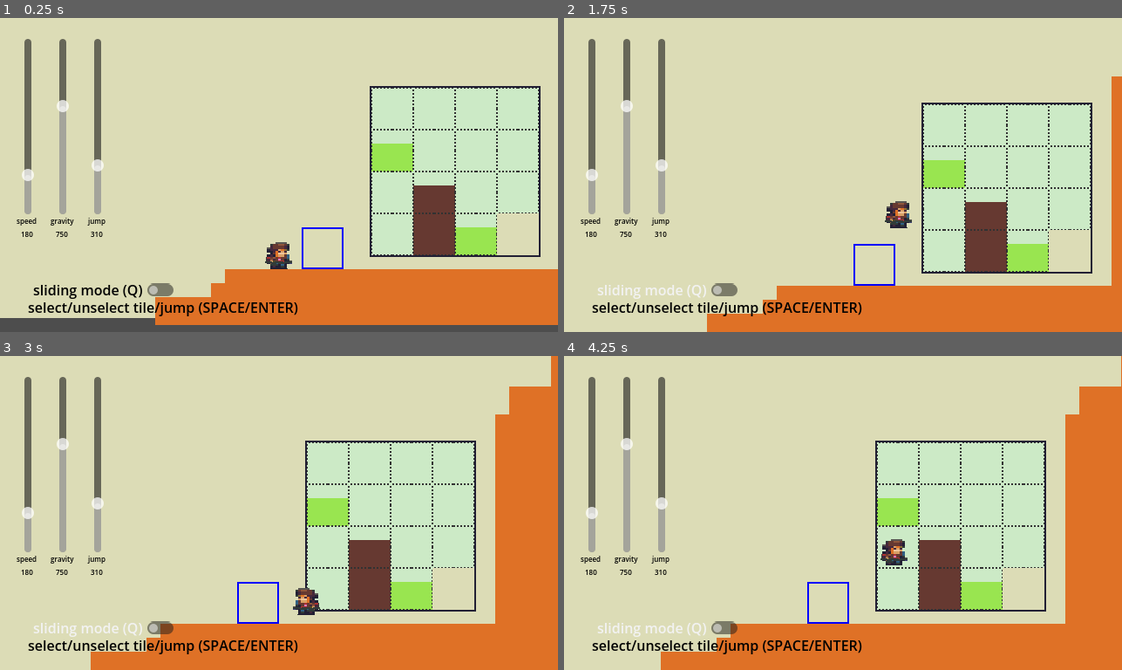
Above: before the commit, frames 1-4 (two rows, left to right).
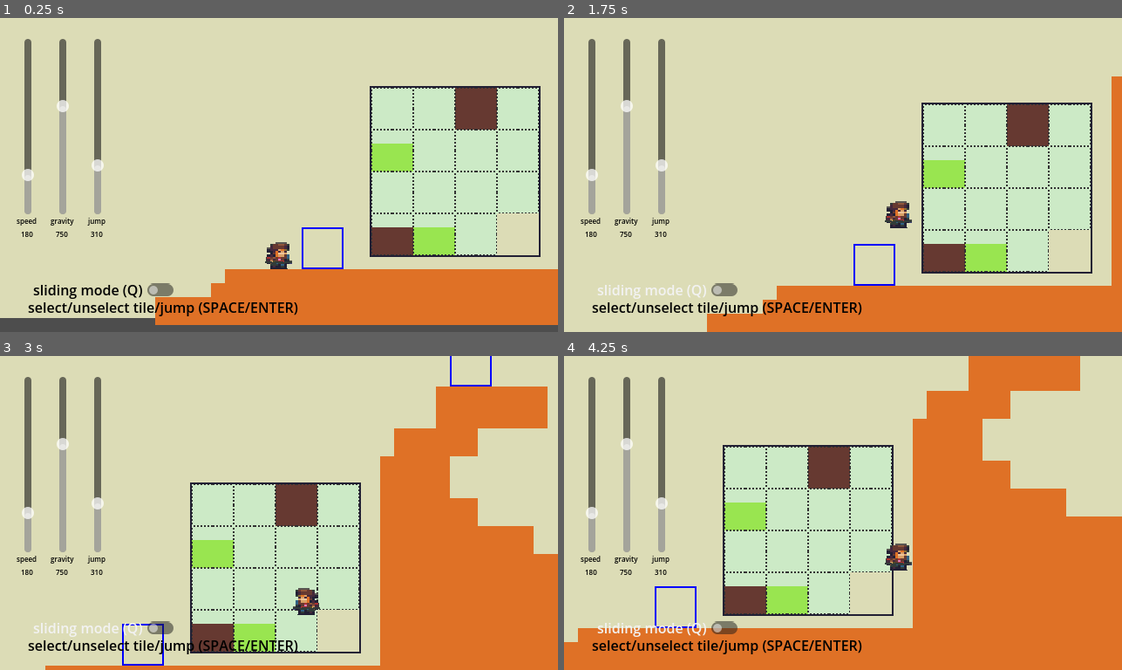
Above: after the commit, the same moments.

Repository: miguelcprz/sliding-tiles-platformer
Game: Godot game, scene res://scenes/world.tscn
Same seed, same stepped clock (60 frames per second), same inputs: the game is played once before the commit and once after it.
Inputs:
- Up to frame 1 (0.25 s): no input
- Up to frame 2 (1.75 s): click "sliding mode (Q)" at 0.5 s; tap Enter (ui_accept) at 1.25, 1.52 s; hold Right (ui_right) from 1.28 s (still down); hold Q (toggle_silder_mode) from 1.28 s (still down)
- Up to frame 3 (3 s): release Q (toggle_silder_mode) at 2.03 s; tap Q (toggle_silder_mode) at 2.1 s; tap Enter (ui_accept) at 2.27 s; release Right (ui_right) at 2.78 s; hold Left (ui_left) from 2.78 s (still down); hold Q (toggle_silder_mode) from 2.78 s (still down)
- Up to frame 4 (4.25 s): release Left (ui_left) at 3.53 s; release Q (toggle_silder_mode) at 3.53 s; hold Right (ui_right) from 3.53 s (still down); tap Q (toggle_silder_mode) at 3.6 s; tap Enter (ui_accept) at 3.77 s

The runs differ from the first frame. In frame 1, 3.8% of the frame differs, in the area x 66-90%, y 22-76%; in frame 2, 3.8%; in frame 3, 28%; in frame 4, 32%, in the area x 0-100%, y 0-100%.

Commit message:
added the 3x3 portrait scene

Diff:
--- /dev/null
+++ b/objects/portrait_3x_3.tscn
@@ -0,0 +1,150 @@
+[gd_scene format=4 uid="uid://duo8atld6maii"]
+
+[ext_resource type="Script" uid="uid://dryc4vt46j2fq" path="res://classes/Portrait.gd" id="1_j2ljk"]
+[ext_resource type="PackedScene" uid="uid://i6wxb0n2l15h" path="res://objects/sliding_tile.tscn" id="2_yjy8q"]
+[ext_resource type="Script" uid="uid://dwgrxvi8eh672" path="res://objects/portrait_trigger.gd" id="3_wktpe"]
+[ext_resource type="Texture2D" uid="uid://bguet35w53t64" path="res://visual_assets/tile_focus_frame.png" id="4_b8cr2"]
+
+[sub_resource type="SegmentShape2D" id="SegmentShape2D_q5onr"]
+b = Vector2(144, 0)
+
+[sub_resource type="SegmentShape2D" id="SegmentShape2D_jhx03"]
+a = Vector2(144, 8)
+b = Vector2(0, 8)
+
+[sub_resource type="SegmentShape2D" id="SegmentShape2D_o8fc1"]
+b = Vector2(0, 144)
+
+[sub_resource type="SegmentShape2D" id="SegmentShape2D_xo05s"]
+b = Vector2(0, 144)
+
+[sub_resource type="RectangleShape2D" id="RectangleShape2D_w7kh3"]
+size = Vector2(48, 48)
+
+[node name="Portrait3x3_1" type="Node2D" unique_id=599691390 node_paths=PackedStringArray("tiles")]
+script = ExtResource("1_j2ljk")
+tiles = [NodePath("SlidingTile"), NodePath("SlidingTile2"), NodePath("SlidingTile3"), NodePath("SlidingTile4"), NodePath("SlidingTile5"), NodePath("SlidingTile6"), NodePath("SlidingTile7"), NodePath("SlidingTile8")]
+metadata/_custom_type_script = "uid://dryc4vt46j2fq"
+
+[node name="SlidingTile" parent="." unique_id=471830497 node_paths=PackedStringArray("this_portrait") instance=ExtResource("2_yjy8q")]
+grab_initial_focus = true
+this_portrait = NodePath("..")
+
+[node name="SliderTileMap" parent="SlidingTile" index="1" unique_id=1903156260]
+tile_map_data = PackedByteArray("AAAAAAIAAAABAAAAAAAAAAEAAAABAAAAAAABAAEAAAABAAAAAAABAAIAAAABAAAAAAACAAIAAAABAAAAAAA=")
+
+[node name="SlidingTile2" parent="." unique_id=998443073 node_paths=PackedStringArray("this_portrait") instance=ExtResource("2_yjy8q")]
+offset_left = 48.0
+offset_right = 96.0
+this_portrait = NodePath("..")
+
+[node name="SliderTileMap" parent="SlidingTile2" index="1" unique_id=1903156260]
+tile_map_data = PackedByteArray("AAAAAAIAAAABAAAAAAA=")
+
+[node name="SlidingTile3" parent="." unique_id=1763460708 node_paths=PackedStringArray("this_portrait") instance=ExtResource("2_yjy8q")]
+offset_left = 96.0
+offset_right = 144.0
+this_portrait = NodePath("..")
+
+[node name="SliderTileMap" parent="SlidingTile3" index="1" unique_id=1903156260]
+tile_map_data = PackedByteArray("AAACAAIAAAABAAAAAAACAAEAAAABAAAAAAACAAAAAAABAAAAAAA=")
+
+[node name="SlidingTile4" parent="." unique_id=674100777 node_paths=PackedStringArray("this_portrait") instance=ExtResource("2_yjy8q")]
+offset_top = 48.0
+offset_bottom = 96.0
+this_portrait = NodePath("..")
+
+[node name="SliderTileMap" parent="SlidingTile4" index="1" unique_id=1903156260]
+tile_map_data = PackedByteArray("AAACAAIAAAABAAAAAAACAAEAAAABAAAAAAACAAAAAAABAAAAAAABAAAAAAABAAAAAAAAAAAAAAABAAAAAAAAAAEAAAABAAAAAAABAAIAAAABAAAAAAABAAEAAAABAAAAAAAAAAIAAAABAAAAAAA=")
+
+[node name="SlidingTile5" parent="." unique_id=338763883 node_paths=PackedStringArray("this_portrait") instance=ExtResource("2_yjy8q")]
+offset_left = 48.0
+offset_top = 48.0
+offset_right = 96.0
+offset_bottom = 96.0
+this_portrait = NodePath("..")
+
+[node name="SliderTileMap" parent="SlidingTile5" index="1" unique_id=1903156260]
+tile_map_data = PackedByteArray("AAACAAIAAAABAAAAAAACAAEAAAABAAAAAAABAAEAAAABAAAAAAABAAIAAAABAAAAAAAAAAIAAAABAAAAAAAAAAEAAAABAAAAAAAAAAAAAAABAAAAAAA=")
+
+[node name="SlidingTile6" parent="." unique_id=431563690 node_paths=PackedStringArray("this_portrait") instance=ExtResource("2_yjy8q")]
+offset_left = 96.0
+offset_top = 48.0
+offset_right = 144.0
+offset_bottom = 96.0
+this_portrait = NodePath("..")
+
+[node name="SlidingTile7" parent="." unique_id=1052177204 node_paths=PackedStringArray("this_portrait") instance=ExtResource("2_yjy8q")]
+offset_left = 48.0
+offset_top = 96.0
+offset_right = 96.0
+offset_bottom = 144.0
+this_portrait = NodePath("..")
+
+[node name="SliderTileMap" parent="SlidingTile7" index="1" unique_id=1903156260]
+tile_map_data = PackedByteArray("AAACAAIAAAABAAAAAAACAAEAAAABAAAAAAACAAAAAAABAAAAAAABAAAAAAABAAAAAAAAAAAAAAABAAAAAAAAAAEAAAABAAAAAAAAAAIAAAABAAAAAAABAAIAAAABAAAAAAABAAEAAAABAAAAAAA=")
+
+[node name="SlidingTile8" parent="." unique_id=1490121717 node_paths=PackedStringArray("this_portrait") instance=ExtResource("2_yjy8q")]
+offset_left = 96.0
+offset_top = 96.0
+offset_right = 144.0
+offset_bottom = 144.0
+this_portrait = NodePath("..")
+
+[node name="SliderTileMap" parent="SlidingTile8" index="1" unique_id=1903156260]
+tile_map_data = PackedByteArray("AAACAAIAAAABAAAAAAABAAIAAAABAAAAAAABAAEAAAABAAAAAAAAAAEAAAABAAAAAAAAAAIAAAABAAAAAAAAAAAAAAABAAAAAAABAAAAAAABAAAAAAA=")
+
+[node name="PortraitLimits" type="Node2D" parent="." unique_id=969639290]
+
+[node name="TopLimit" type="StaticBody2D" parent="PortraitLimits" unique_id=48265058]
+collision_layer = 2
+collision_mask = 0
+
+[node name="CollisionShape2D" type="CollisionShape2D" parent="PortraitLimits/TopLimit" unique_id=943226488]
+shape = SubResource("SegmentShape2D_q5onr")
+
+[node name="BottomLimit" type="StaticBody2D" parent="PortraitLimits" unique_id=1289871116]
+position = Vector2(0, 144)
+collision_layer = 2
+collision_mask = 0
+
+[node name="CollisionShape2D" type="CollisionShape2D" parent="PortraitLimits/BottomLimit" unique_id=1580727471]
+position = Vector2(0, -8)
+shape = SubResource("SegmentShape2D_jhx03")
+
+[node name="LeftLimit" type="StaticBody2D" parent="PortraitLimits" unique_id=1310984716]
+collision_layer = 2
+collision_mask = 0
+
+[node name="CollisionShape2D" type="CollisionShape2D" parent="PortraitLimits/LeftLimit" unique_id=1641842024]
+shape = SubResource("SegmentShape2D_o8fc1")
+
+[node name="RightLimit" type="StaticBody2D" parent="PortraitLimits" unique_id=277940274]
+position = Vector2(144, 0)
+collision_layer = 2
+collision_mask = 0
+
+[node name="CollisionShape2D" type="CollisionShape2D" parent="PortraitLimits/RightLimit" unique_id=334607844]
+shape = SubResource("SegmentShape2D_xo05s")
+
+[node name="PortraitTrigger" type="Area2D" parent="." unique_id=155845506 node_paths=PackedStringArray("portrait")]
+position = Vector2(208, 168)
+script = ExtResource("3_wktpe")
+portrait = NodePath("..")
+metadata/_custom_type_script = "uid://dwgrxvi8eh672"
+
+[node name="CollisionShape2D" type="CollisionShape2D" parent="PortraitTrigger" unique_id=446006078]
+shape = SubResource("RectangleShape2D_w7kh3")
+
+[node name="TileFocusFrame" type="Sprite2D" parent="PortraitTrigger" unique_id=1341230953]
+modulate = Color(0, 0, 1, 1)
+texture = ExtResource("4_b8cr2")
+
+[editable path="SlidingTile"]
+[editable path="SlidingTile2"]
+[editable path="SlidingTile3"]
+[editable path="SlidingTile4"]
+[editable path="SlidingTile5"]
+[editable path="SlidingTile6"]
+[editable path="SlidingTile7"]
+[editable path="SlidingTile8"]
--- a/project.godot
+++ b/project.godot
@@ -24,7 +24,7 @@
 
 window/size/viewport_width=640
 window/size/viewport_height=360
-window/size/mode=3
+window/size/mode=2
 window/stretch/mode="canvas_items"
 
 [input]
--- a/scenes/world.tscn
+++ b/scenes/world.tscn
@@ -7,8 +7,7 @@
 [ext_resource type="Texture2D" uid="uid://bguet35w53t64" path="res://visual_assets/tile_focus_frame.png" id="4_7r4gi"]
 [ext_resource type="Texture2D" uid="uid://b80einx858yq3" path="res://visual_assets/debug_tileset_1x1.png" id="5_qfnet"]
 [ext_resource type="PackedScene" uid="uid://bb2fcn65ri607" path="res://objects/player.tscn" id="6_i7141"]
-[ext_resource type="Script" uid="uid://dryc4vt46j2fq" path="res://classes/Portrait.gd" id="9_w7kh3"]
-[ext_resource type="PackedScene" uid="uid://i6wxb0n2l15h" path="res://objects/sliding_tile.tscn" id="10_e3hyu"]
+[ext_resource type="PackedScene" uid="uid://duo8atld6maii" path="res://objects/portrait_3x_3.tscn" id="9_7r4gi"]
 [ext_resource type="Script" uid="uid://bees13fon7jnd" path="res://objects/debug_controllers.gd" id="10_w7kh3"]
 
 [sub_resource type="RectangleShape2D" id="RectangleShape2D_qfnet"]
@@ -38,22 +37,6 @@
 
 [sub_resource type="WorldBoundaryShape2D" id="WorldBoundaryShape2D_4mrxx"]
 normal = Vector2(-1, 0)
-
-[sub_resource type="SegmentShape2D" id="SegmentShape2D_q5onr"]
-b = Vector2(144, 0)
-
-[sub_resource type="SegmentShape2D" id="SegmentShape2D_jhx03"]
-a = Vector2(144, 8)
-b = Vector2(0, 8)
-
-[sub_resource type="SegmentShape2D" id="SegmentShape2D_o8fc1"]
-b = Vector2(0, 144)
-
-[sub_resource type="SegmentShape2D" id="SegmentShape2D_xo05s"]
-b = Vector2(0, 144)
-
-[sub_resource type="RectangleShape2D" id="RectangleShape2D_w7kh3"]
-size = Vector2(48, 48)
 
 [node name="World" type="Node2D" unique_id=1711283331]
 texture_filter = 1
@@ -66,79 +49,79 @@
 offset_bottom = 360.0
 color = Color(0.8627451, 0.8627451, 0.7137255, 1)
 
-[node name="Portrait4x4" parent="." unique_id=500186065 instance=ExtResource("2_k0juu")]
+[node name="Portrait4x4_1" parent="." unique_id=500186065 instance=ExtResource("2_k0juu")]
 position = Vector2(248, 96)
 
-[node name="SlidingTile" parent="Portrait4x4" index="0" unique_id=471830497]
-metadata/_edit_lock_ = true
-
-[node name="SliderTileMap" parent="Portrait4x4/SlidingTile" index="1" unique_id=1903156260]
+[node name="SlidingTile" parent="Portrait4x4_1" index="0" unique_id=471830497]
+metadata/_edit_lock_ = true
+
+[node name="SliderTileMap" parent="Portrait4x4_1/SlidingTile" index="1" unique_id=1903156260]
 tile_map_data = PackedByteArray()
 
-[node name="SlidingTile2" parent="Portrait4x4" index="1" unique_id=896217171]
-metadata/_edit_lock_ = true
-
-[node name="SlidingTile3" parent="Portrait4x4" index="2" unique_id=1468224563]
-metadata/_edit_lock_ = true
-
-[node name="SlidingTile4" parent="Portrait4x4" index="3" unique_id=1420918182]
-metadata/_edit_lock_ = true
-
-[node name="SliderTileMap" parent="Portrait4x4/SlidingTile4" index="1" unique_id=1903156260]
+[node name="SlidingTile2" parent="Portrait4x4_1" index="1" unique_id=896217171]
+metadata/_edit_lock_ = true
+
+[node name="SlidingTile3" parent="Portrait4x4_1" index="2" unique_id=1468224563]
+metadata/_edit_lock_ = true
+
+[node name="SlidingTile4" parent="Portrait4x4_1" index="3" unique_id=1420918182]
+metadata/_edit_lock_ = true
+
+[node name="SliderTileMap" parent="Portrait4x4_1/SlidingTile4" index="1" unique_id=1903156260]
 tile_map_data = PackedByteArray("AAACAAIAAAAAAAAAAAABAAIAAAAAAAAAAAAAAAIAAAAAAAAAAAAAAAEAAAAAAAAAAAABAAEAAAAAAAAAAAACAAEAAAAAAAAAAAA=")
 
-[node name="SlidingTile5" parent="Portrait4x4" index="4" unique_id=933644609]
-metadata/_edit_lock_ = true
-
-[node name="SlidingTile6" parent="Portrait4x4" index="5" unique_id=623643922]
-metadata/_edit_lock_ = true
-
-[node name="SlidingTile7" parent="Portrait4x4" index="6" unique_id=584188938]
-metadata/_edit_lock_ = true
-
-[node name="SliderTileMap" parent="Portrait4x4/SlidingTile7" index="1" unique_id=1903156260]
+[node name="SlidingTile5" parent="Portrait4x4_1" index="4" unique_id=933644609]
+metadata/_edit_lock_ = true
+
+[node name="SlidingTile6" parent="Portrait4x4_1" index="5" unique_id=623643922]
+metadata/_edit_lock_ = true
+
+[node name="SlidingTile7" parent="Portrait4x4_1" index="6" unique_id=584188938]
+metadata/_edit_lock_ = true
+
+[node name="SliderTileMap" parent="Portrait4x4_1/SlidingTile7" index="1" unique_id=1903156260]
 tile_map_data = PackedByteArray("AAAAAAIAAAABAAAAAAABAAIAAAABAAAAAAACAAIAAAABAAAAAAACAAEAAAABAAAAAAABAAEAAAABAAAAAAAAAAEAAAABAAAAAAA=")
 
-[node name="SlidingTile8" parent="Portrait4x4" index="7" unique_id=1131878500]
-metadata/_edit_lock_ = true
-
-[node name="SlidingTile9" parent="Portrait4x4" index="8" unique_id=1103202720]
-metadata/_edit_lock_ = true
-
-[node name="SlidingTile10" parent="Portrait4x4" index="9" unique_id=1857768745]
-metadata/_edit_lock_ = true
-
-[node name="SliderTileMap" parent="Portrait4x4/SlidingTile10" index="1" unique_id=1903156260]
+[node name="SlidingTile8" parent="Portrait4x4_1" index="7" unique_id=1131878500]
+metadata/_edit_lock_ = true
+
+[node name="SlidingTile9" parent="Portrait4x4_1" index="8" unique_id=1103202720]
+metadata/_edit_lock_ = true
+
+[node name="SlidingTile10" parent="Portrait4x4_1" index="9" unique_id=1857768745]
+metadata/_edit_lock_ = true
+
+[node name="SliderTileMap" parent="Portrait4x4_1/SlidingTile10" index="1" unique_id=1903156260]
 tile_map_data = PackedByteArray("AAAAAAIAAAABAAAAAAABAAIAAAABAAAAAAACAAIAAAABAAAAAAACAAEAAAABAAAAAAAAAAEAAAABAAAAAAABAAEAAAABAAAAAAA=")
 
-[node name="SlidingTile11" parent="Portrait4x4" index="10" unique_id=1953860156]
-metadata/_edit_lock_ = true
-
-[node name="SlidingTile12" parent="Portrait4x4" index="11" unique_id=864962577]
-metadata/_edit_lock_ = true
-
-[node name="SlidingTile13" parent="Portrait4x4" index="12" unique_id=2142468203]
-metadata/_edit_lock_ = true
-
-[node name="SliderTileMap" parent="Portrait4x4/SlidingTile13" index="1" unique_id=1903156260]
+[node name="SlidingTile11" parent="Portrait4x4_1" index="10" unique_id=1953860156]
+metadata/_edit_lock_ = true
+
+[node name="SlidingTile12" parent="Portrait4x4_1" index="11" unique_id=864962577]
+metadata/_edit_lock_ = true
+
+[node name="SlidingTile13" parent="Portrait4x4_1" index="12" unique_id=2142468203]
+metadata/_edit_lock_ = true
+
+[node name="SliderTileMap" parent="Portrait4x4_1/SlidingTile13" index="1" unique_id=1903156260]
 tile_map_data = PackedByteArray("AAAAAAIAAAAAAAAAAAABAAIAAAAAAAAAAAACAAIAAAAAAAAAAAACAAEAAAAAAAAAAAABAAEAAAAAAAAAAAAAAAEAAAAAAAAAAAACAAAAAAAAAAAAAAABAAAAAAAAAAAAAAAAAAAAAAAAAAAAAAA=")
 
-[node name="SlidingTile14" parent="Portrait4x4" index="13" unique_id=86091244]
-metadata/_edit_lock_ = true
-
-[node name="SlidingTile15" parent="Portrait4x4" index="14" unique_id=200632149]
-metadata/_edit_lock_ = true
-
-[node name="PortraitTrigger" type="Area2D" parent="Portrait4x4" unique_id=823631076 node_paths=PackedStringArray("portrait")]
+[node name="SlidingTile14" parent="Portrait4x4_1" index="13" unique_id=86091244]
+metadata/_edit_lock_ = true
+
+[node name="SlidingTile15" parent="Portrait4x4_1" index="14" unique_id=200632149]
+metadata/_edit_lock_ = true
+
+[node name="PortraitTrigger" type="Area2D" parent="Portrait4x4_1" unique_id=823631076 node_paths=PackedStringArray("portrait")]
 position = Vector2(-56, 184)
 script = ExtResource("3_4mrxx")
 portrait = NodePath("..")
 metadata/_custom_type_script = "uid://dwgrxvi8eh672"
 
-[node name="CollisionShape2D" type="CollisionShape2D" parent="Portrait4x4/PortraitTrigger" unique_id=798148523]
+[node name="CollisionShape2D" type="CollisionShape2D" parent="Portrait4x4_1/PortraitTrigger" unique_id=798148523]
 shape = SubResource("RectangleShape2D_qfnet")
 
-[node name="TileFocusFrame" type="Sprite2D" parent="Portrait4x4/PortraitTrigger" unique_id=951812381]
+[node name="TileFocusFrame" type="Sprite2D" parent="Portrait4x4_1/PortraitTrigger" unique_id=951812381]
 modulate = Color(0, 0, 1, 1)
 texture = ExtResource("4_7r4gi")
 
@@ -264,151 +247,35 @@
 [node name="CollisionShape2D" type="CollisionShape2D" parent="WorldBottomBoundary3" unique_id=2002495930]
 shape = SubResource("WorldBoundaryShape2D_4mrxx")
 
-[node name="Portrait3x3" type="Node2D" parent="." unique_id=1751532077 node_paths=PackedStringArray("tiles")]
+[node name="Portrait3x3_1" parent="." unique_id=599691390 instance=ExtResource("9_7r4gi")]
 position = Vector2(360, -208)
-script = ExtResource("9_w7kh3")
-tiles = [NodePath("SlidingTile"), NodePath("SlidingTile2"), NodePath("SlidingTile3"), NodePath("SlidingTile4"), NodePath("SlidingTile5"), NodePath("SlidingTile6"), NodePath("SlidingTile7"), NodePath("SlidingTile8")]
-metadata/_custom_type_script = "uid://dryc4vt46j2fq"
-
-[node name="SlidingTile" parent="Portrait3x3" unique_id=2018325502 node_paths=PackedStringArray("this_portrait") instance=ExtResource("10_e3hyu")]
-grab_initial_focus = true
-this_portrait = NodePath("..")
-
-[node name="SliderTileMap" parent="Portrait3x3/SlidingTile" index="1" unique_id=1903156260]
-tile_map_data = PackedByteArray("AAAAAAIAAAABAAAAAAAAAAEAAAABAAAAAAABAAEAAAABAAAAAAABAAIAAAABAAAAAAACAAIAAAABAAAAAAA=")
-
-[node name="SlidingTile2" parent="Portrait3x3" unique_id=775041679 node_paths=PackedStringArray("this_portrait") instance=ExtResource("10_e3hyu")]
-offset_left = 48.0
-offset_right = 96.0
-this_portrait = NodePath("..")
-
-[node name="SliderTileMap" parent="Portrait3x3/SlidingTile2" index="1" unique_id=1903156260]
-tile_map_data = PackedByteArray("AAAAAAIAAAABAAAAAAA=")
-
-[node name="SlidingTile3" parent="Portrait3x3" unique_id=889544878 node_paths=PackedStringArray("this_portrait") instance=ExtResource("10_e3hyu")]
-offset_left = 96.0
-offset_right = 144.0
-this_portrait = NodePath("..")
-
-[node name="SliderTileMap" parent="Portrait3x3/SlidingTile3" index="1" unique_id=1903156260]
-tile_map_data = PackedByteArray("AAACAAIAAAABAAAAAAACAAEAAAABAAAAAAACAAAAAAABAAAAAAA=")
-
-[node name="SlidingTile4" parent="Portrait3x3" unique_id=82513516 node_paths=PackedStringArray("this_portrait") instance=ExtResource("10_e3hyu")]
-offset_top = 48.0
-offset_bottom = 96.0
-this_portrait = NodePath("..")
-
-[node name="SliderTileMap" parent="Portrait3x3/SlidingTile4" index="1" unique_id=1903156260]
-tile_map_data = PackedByteArray("AAACAAIAAAABAAAAAAACAAEAAAABAAAAAAACAAAAAAABAAAAAAABAAAAAAABAAAAAAAAAAAAAAABAAAAAAAAAAEAAAABAAAAAAABAAIAAAABAAAAAAABAAEAAAABAAAAAAAAAAIAAAABAAAAAAA=")
-
-[node name="SlidingTile5" parent="Portrait3x3" unique_id=202598778 node_paths=PackedStringArray("this_portrait") instance=ExtResource("10_e3hyu")]
-offset_left = 48.0
-offset_top = 48.0
-offset_right = 96.0
-offset_bottom = 96.0
-this_portrait = NodePath("..")
-
-[node name="SliderTileMap" parent="Portrait3x3/SlidingTile5" index="1" unique_id=1903156260]
-tile_map_data = PackedByteArray("AAACAAIAAAABAAAAAAACAAEAAAABAAAAAAABAAEAAAABAAAAAAABAAIAAAABAAAAAAAAAAIAAAABAAAAAAAAAAEAAAABAAAAAAAAAAAAAAABAAAAAAA=")
-
-[node name="SlidingTile6" parent="Portrait3x3" unique_id=1707692830 node_paths=PackedStringArray("this_portrait") instance=ExtResource("10_e3hyu")]
-offset_left = 96.0
-offset_top = 48.0
-offset_right = 144.0
-offset_bottom = 96.0
-this_portrait = NodePath("..")
-
-[node name="SlidingTile7" parent="Portrait3x3" unique_id=565808354 node_paths=PackedStringArray("this_portrait") instance=ExtResource("10_e3hyu")]
-offset_left = 48.0
-offset_top = 96.0
-offset_right = 96.0
-offset_bottom = 144.0
-this_portrait = NodePath("..")
-
-[node name="SliderTileMap" parent="Portrait3x3/SlidingTile7" index="1" unique_id=1903156260]
-tile_map_data = PackedByteArray("AAACAAIAAAABAAAAAAACAAEAAAABAAAAAAACAAAAAAABAAAAAAABAAAAAAABAAAAAAAAAAAAAAABAAAAAAAAAAEAAAABAAAAAAAAAAIAAAABAAAAAAABAAIAAAABAAAAAAABAAEAAAABAAAAAAA=")
-
-[node name="SlidingTile8" parent="Portrait3x3" unique_id=1709876591 node_paths=PackedStringArray("this_portrait") instance=ExtResource("10_e3hyu")]
-offset_left = 96.0
-offset_top = 96.0
-offset_right = 144.0
-offset_bottom = 144.0
-this_portrait = NodePath("..")
-
-[node name="SliderTileMap" parent="Portrait3x3/SlidingTile8" index="1" unique_id=1903156260]
-tile_map_data = PackedByteArray("AAACAAIAAAABAAAAAAABAAIAAAABAAAAAAABAAEAAAABAAAAAAAAAAEAAAABAAAAAAAAAAIAAAABAAAAAAAAAAAAAAABAAAAAAABAAAAAAABAAAAAAA=")
-
-[node name="PortraitLimits" type="Node2D" parent="Portrait3x3" unique_id=350475812]
-
-[node name="TopLimit" type="StaticBody2D" parent="Portrait3x3/PortraitLimits" unique_id=1012218569]
-collision_layer = 2
-collision_mask = 0
-
-[node name="CollisionShape2D" type="CollisionShape2D" parent="Portrait3x3/PortraitLimits/TopLimit" unique_id=2035951157]
-shape = SubResource("SegmentShape2D_q5onr")
-
-[node name="BottomLimit" type="StaticBody2D" parent="Portrait3x3/PortraitLimits" unique_id=923713009]
-position = Vector2(0, 144)
-collision_layer = 2
-collision_mask = 0
-
-[node name="CollisionShape2D" type="CollisionShape2D" parent="Portrait3x3/PortraitLimits/BottomLimit" unique_id=2099641596]
-position = Vector2(0, -8)
-shape = SubResource("SegmentShape2D_jhx03")
-
-[node name="LeftLimit" type="StaticBody2D" parent="Portrait3x3/PortraitLimits" unique_id=225210663]
-collision_layer = 2
-collision_mask = 0
-
-[node name="CollisionShape2D" type="CollisionShape2D" parent="Portrait3x3/PortraitLimits/LeftLimit" unique_id=273393352]
-shape = SubResource("SegmentShape2D_o8fc1")
-
-[node name="RightLimit" type="StaticBody2D" parent="Portrait3x3/PortraitLimits" unique_id=396425184]
-position = Vector2(144, 0)
-collision_layer = 2
-collision_mask = 0
-
-[node name="CollisionShape2D" type="CollisionShape2D" parent="Portrait3x3/PortraitLimits/RightLimit" unique_id=284038829]
-shape = SubResource("SegmentShape2D_xo05s")
-
-[node name="PortraitTrigger" type="Area2D" parent="Portrait3x3" unique_id=1005678836 node_paths=PackedStringArray("portrait")]
-position = Vector2(208, 168)
-script = ExtResource("3_4mrxx")
-portrait = NodePath("..")
-metadata/_custom_type_script = "uid://dwgrxvi8eh672"
-
-[node name="CollisionShape2D" type="CollisionShape2D" parent="Portrait3x3/PortraitTrigger" unique_id=153258241]
-shape = SubResource("RectangleShape2D_w7kh3")
-
-[node name="TileFocusFrame" type="Sprite2D" parent="Portrait3x3/PortraitTrigger" unique_id=1050116213]
-modulate = Color(0, 0, 1, 1)
-texture = ExtResource("4_7r4gi")
 
 [connection signal="value_changed" from="UI/DebugControllers/SpeedSlider" to="UI/DebugControllers" method="_on_speed_slider_value_changed"]
 [connection signal="value_changed" from="UI/DebugControllers/GravitySlider" to="UI/DebugControllers" method="_on_gravity_slider_value_changed"]
 [connection signal="value_changed" from="UI/DebugControllers/JumpForceSlider" to="UI/DebugControllers" method="_on_jump_force_slider_value_changed"]
 
-[editable path="Portrait4x4"]
-[editable path="Portrait4x4/SlidingTile"]
-[editable path="Portrait4x4/SlidingTile2"]
-[editable path="Portrait4x4/SlidingTile3"]
-[editable path="Portrait4x4/SlidingTile4"]
-[editable path="Portrait4x4/SlidingTile5"]
-[editable path="Portrait4x4/SlidingTile6"]
-[editable path="Portrait4x4/SlidingTile7"]
-[editable path="Portrait4x4/SlidingTile8"]
-[editable path="Portrait4x4/SlidingTile9"]
-[editable path="Portrait4x4/SlidingTile10"]
-[editable path="Portrait4x4/SlidingTile11"]
-[editable path="Portrait4x4/SlidingTile12"]
-[editable path="Portrait4x4/SlidingTile13"]
-[editable path="Portrait4x4/SlidingTile14"]
-[editable path="Portrait4x4/SlidingTile15"]
-[editable path="Portrait3x3/SlidingTile"]
-[editable path="Portrait3x3/SlidingTile2"]
-[editable path="Portrait3x3/SlidingTile3"]
-[editable path="Portrait3x3/SlidingTile4"]
-[editable path="Portrait3x3/SlidingTile5"]
-[editable path="Portrait3x3/SlidingTile6"]
-[editable path="Portrait3x3/SlidingTile7"]
-[editable path="Portrait3x3/SlidingTile8"]
+[editable path="Portrait4x4_1"]
+[editable path="Portrait4x4_1/SlidingTile"]
+[editable path="Portrait4x4_1/SlidingTile2"]
+[editable path="Portrait4x4_1/SlidingTile3"]
+[editable path="Portrait4x4_1/SlidingTile4"]
+[editable path="Portrait4x4_1/SlidingTile5"]
+[editable path="Portrait4x4_1/SlidingTile6"]
+[editable path="Portrait4x4_1/SlidingTile7"]
+[editable path="Portrait4x4_1/SlidingTile8"]
+[editable path="Portrait4x4_1/SlidingTile9"]
+[editable path="Portrait4x4_1/SlidingTile10"]
+[editable path="Portrait4x4_1/SlidingTile11"]
+[editable path="Portrait4x4_1/SlidingTile12"]
+[editable path="Portrait4x4_1/SlidingTile13"]
+[editable path="Portrait4x4_1/SlidingTile14"]
+[editable path="Portrait4x4_1/SlidingTile15"]
+[editable path="Portrait3x3_1"]
+[editable path="Portrait3x3_1/SlidingTile"]
+[editable path="Portrait3x3_1/SlidingTile2"]
+[editable path="Portrait3x3_1/SlidingTile3"]
+[editable path="Portrait3x3_1/SlidingTile4"]
+[editable path="Portrait3x3_1/SlidingTile5"]
+[editable path="Portrait3x3_1/SlidingTile6"]
+[editable path="Portrait3x3_1/SlidingTile7"]
+[editable path="Portrait3x3_1/SlidingTile8"]
Not shown, changed: web_build.zip
